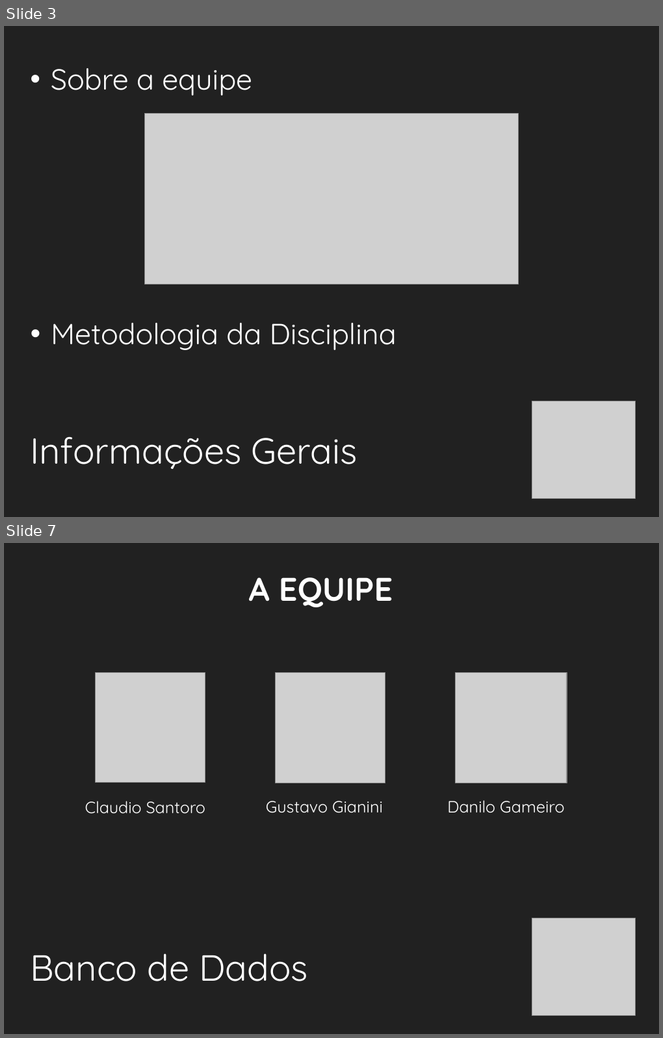
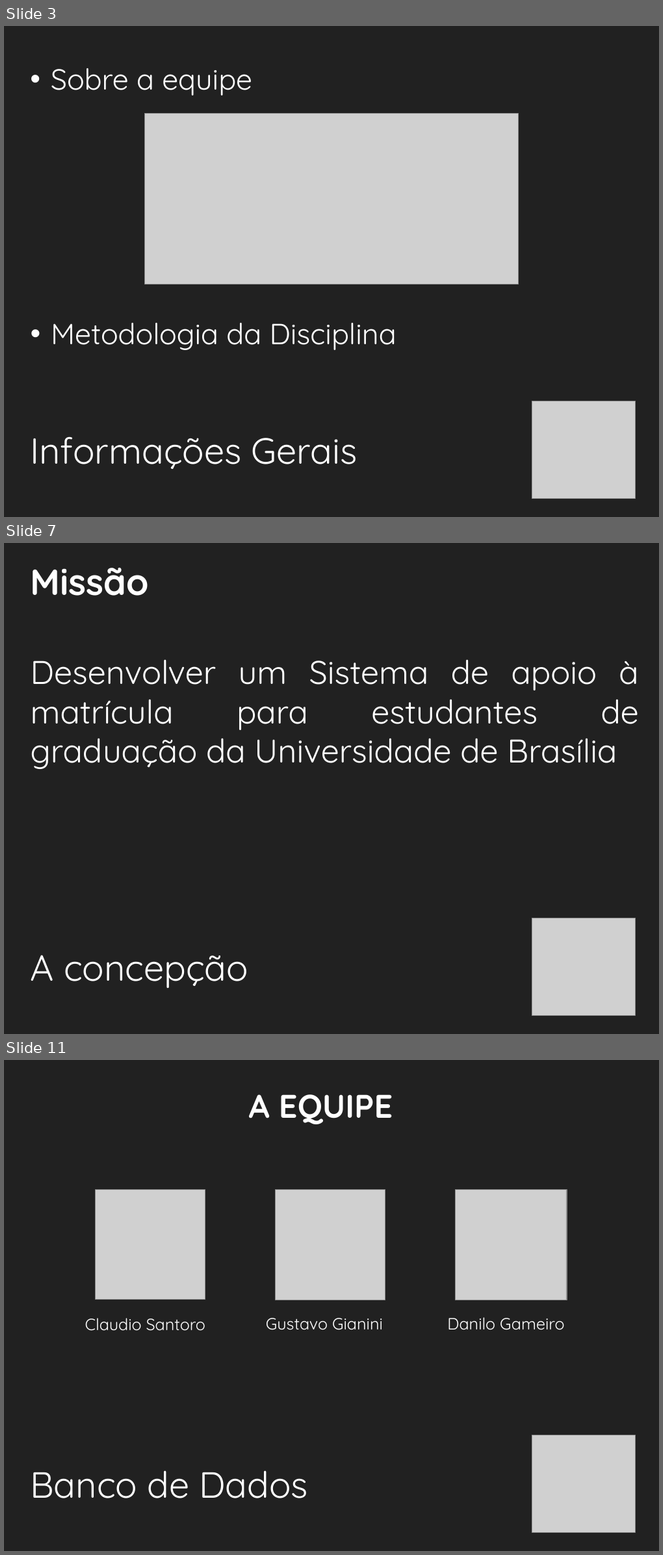
Before and after one commit to ovflowd/matriculeMe, a slide deck: Artefatos/ApresentaçãoFinal.pptx. Shown one above the other, each under a label of ours: slides 3 and 7 before the commit, slides 3, 7 and 11 after it; the slides between them are not shown. The pictures are 663x1038 and 663x1555 pixels, drawn with LibreOffice and Linux fonts; fonts in the diff are those of the drawing; grey boxes stand for pictures; background and template pictures are left out. Boxes give left, top, right and bottom in pixels: in the first picture for what was removed or moved away, otherwise in the second. Text is boxed around its words. In the diff, an @@ line names an element or a change of style, - is before the commit and + after.

```diff
--- a/Artefatos/ApresentaçãoFinal.pptx
+++ b/Artefatos/ApresentaçãoFinal.pptx
@@ slide 7 added at [4, 543, 659, 1034], background #212121 @@
@@ text added at [31, 568, 150, 596], 40 pt, text #FFFFFF, bold @@
+Missão
@@ text added at [31, 659, 639, 769], 36 pt, text #FFFFFF @@
+Desenvolver um Sistema de apoio à matrícula para estudantes de graduação da Universidade de Brasília
@@ picture added at [532, 919, 636, 1016] @@
@@ text added at [31, 955, 248, 988], 40 pt, text #FFFFFF @@
+A concepção
@@ what was slide 7 is now slide 11 @@
```
Also in this commit, not shown: 22 slides changed, 8 other slides added.
